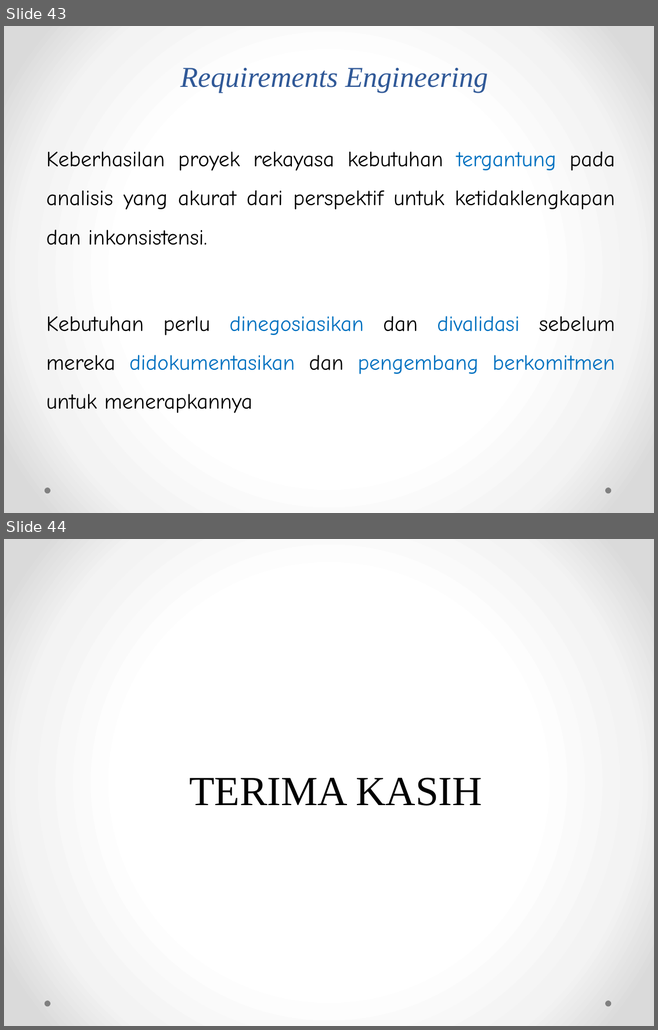
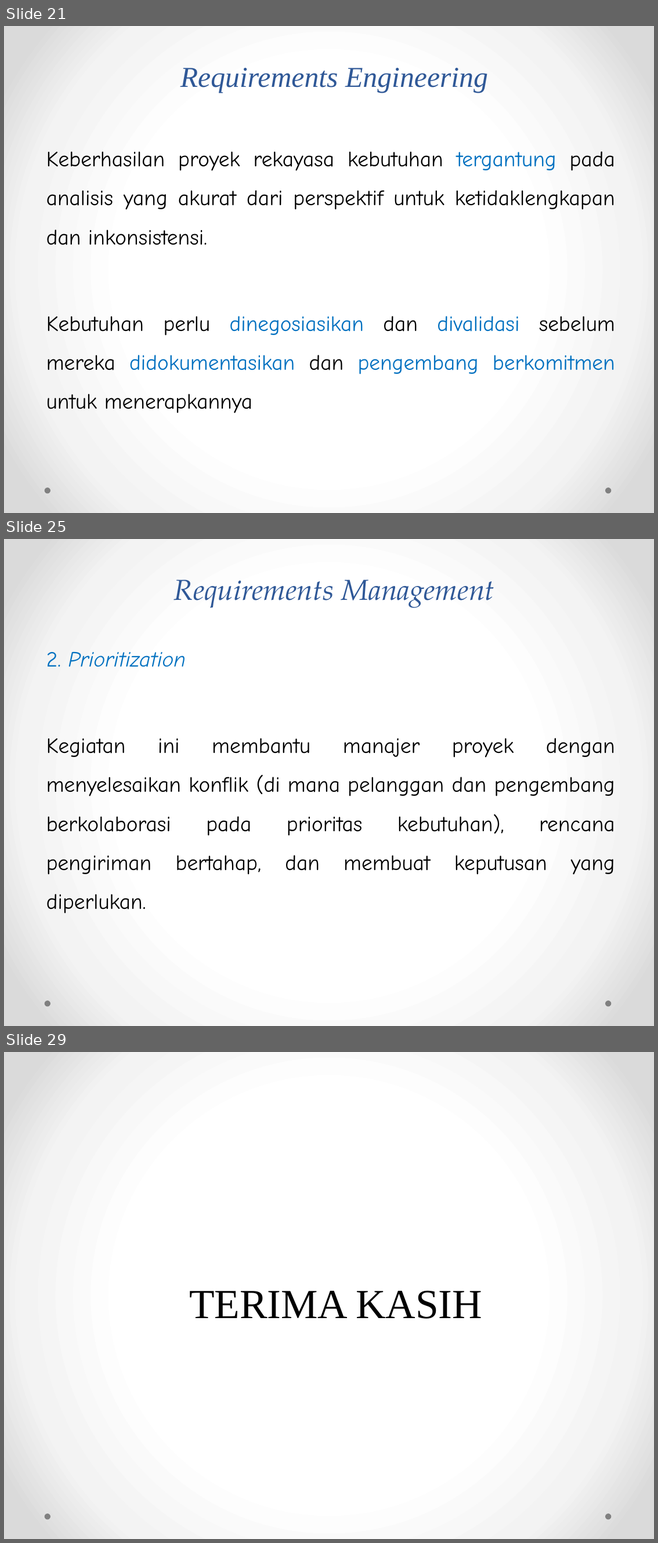
Before and after one commit to weztcy/Semester-6, a slide deck: Rekayasa Kebutuhan Perangkat Lunak - A11.4601/2. Requirements Classification - Software Requirement Engineering - Teknik Informatika S1.pptx. Shown one above the other, each under a label of ours: slides 43 and 44 before the commit, slides 21, 25 and 29 after it; the slides between them are not shown. The pictures are 658x1030 and 658x1543 pixels, drawn with LibreOffice and Linux fonts; fonts in the diff are those of the drawing. Boxes give left, top, right and bottom in pixels: in the first picture for what was removed or moved away, otherwise in the second. Text is boxed around its words. In the diff, an @@ line names an element or a change of style, - is before the commit and + after.

```diff
--- a/Rekayasa Kebutuhan Perangkat Lunak - A11.4601/2. Requirements Classification - Software Requirement Engineering - Teknik Informatika S1.pptx
+++ b/Rekayasa Kebutuhan Perangkat Lunak - A11.4601/2. Requirements Classification - Software Requirement Engineering - Teknik Informatika S1.pptx
@@ slide 25 added at [4,539,654,1026], background gradient #FFFFFF to #F4F4F4 to #DADADA; not listed: 2 template elements that a slide beside it also shows @@
@@ title added at [174,580,494,608], 32 pt, text #2F5897, italic @@
+Requirements Management
@@ text added at [46,652,615,875], 24 pt, text #000000 @@
+2. Prioritization
+Kegiatan ini membantu manajer proyek dengan menyelesaikan konflik (di mana pelanggan dan pengembang berkolaborasi pada prioritas kebutuhan), rencana pengiriman bertahap, dan membuat keputusan yang diperlukan.
@@ what was slide 43 is now slide 21 @@
@@ what was slide 44 is now slide 29 @@
```
Also in this commit, not shown: 1 slide changed, 7 other slides added, 23 slides removed, 17 other files.
